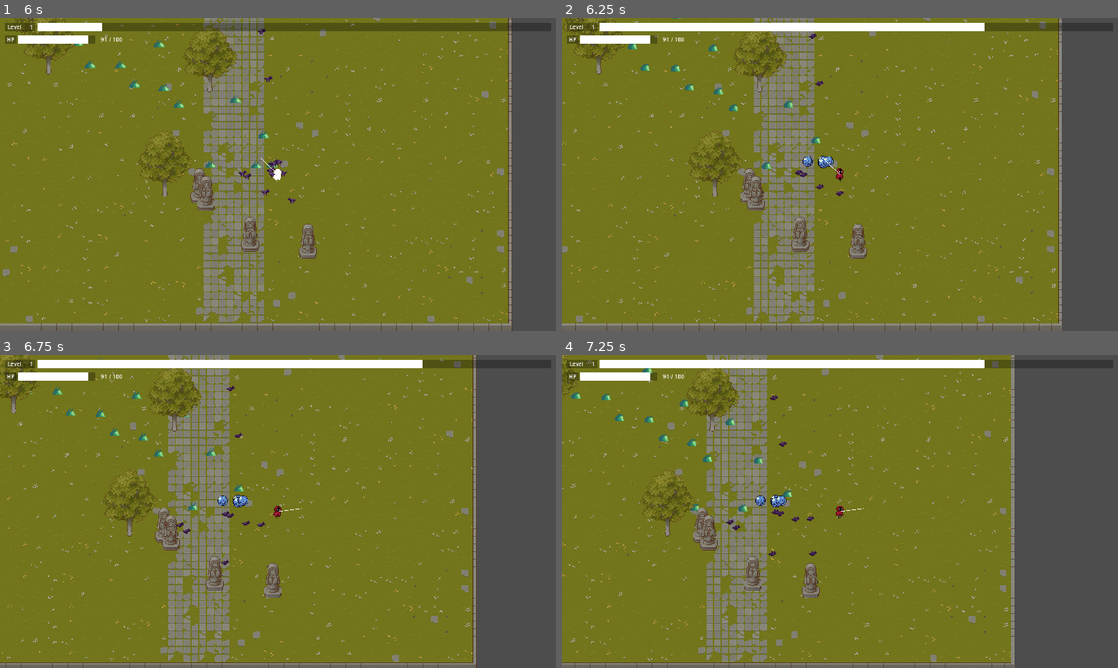
Above: before the commit, frames 1-4 (two rows, left to right).
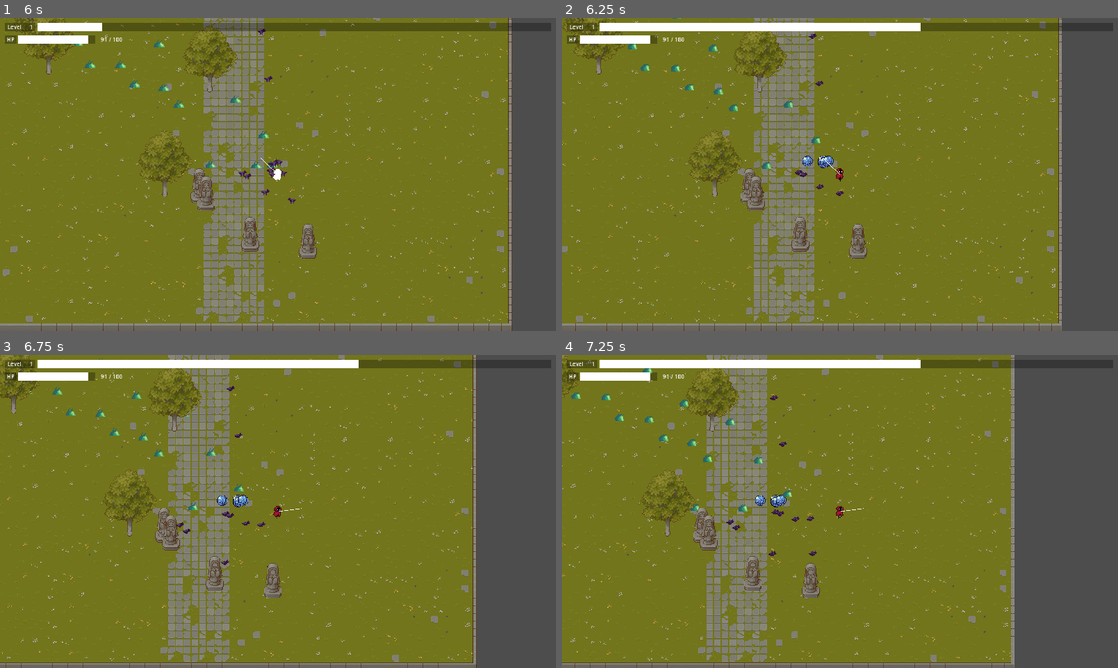
Above: after the commit, the same moments.

Repository: reyhanfarabi/project-survive
Game: Godot game, scene res://scenes/game.tscn
The game is run twice, just before and just after one commit, with the same random seed, the same clock (stepped at 60 frames per second) and the same inputs.
Inputs (mouse positions are in pixels of both pictures, inside the frame that each line leads up to):
- Up to frame 1 (6 s): tap Enter at 0.5 s; move the mouse to (400, 158) at 0.52 s; hold D (right) 0.53-1.28 s; tap W (top) every 0.75 s from 0.6 to 5.85 s; move the mouse to (166, 190) at 1.27 s; hold S (down) 1.28-2.03 s; move the mouse to (333, 105) at 2.02 s; hold D (right) 2.03-3.53 s; move the mouse to (250, 237) at 2.77 s; move the mouse to (444, 221) at 3.52 s; hold A (left) 3.53-5.03 s; move the mouse to (111, 127) at 4.27 s; move the mouse to (305, 174) at 5.02 s; hold S (down) 5.03-5.78 s; move the mouse to (194, 96) at 5.77 s; hold D (right) from 5.78 s (still down)
- Up to frame 2 (6.25 s): keep holding D (right)
- Up to frame 3 (6.75 s): keep holding D (right); move the mouse to (400, 495) at 6.52 s; tap W (top) at 6.6 s
- Up to frame 4 (7.25 s): keep holding D (right)

Frame 1 is identical in both runs. In frame 2, 0.4% of the frame differs, in the area x 43-76%, y 1-48%; in frame 3, 0.4%, in the area x 39-76%, y 1-49%; in frame 4, 0.4%.

Commit message:
refactor enemy movement logic

Diff:
--- /dev/null
+++ b/scenes/auto_move_component.tscn
@@ -0,0 +1,6 @@
+[gd_scene load_steps=2 format=3 uid="uid://bsdol4wcqsuga"]
+
+[ext_resource type="Script" path="res://scripts/auto_move_component.gd" id="1_2l4h3"]
+
+[node name="AutoMoveComponent" type="Node2D"]
+script = ExtResource("1_2l4h3")
--- a/scenes/enemy.tscn
+++ b/scenes/enemy.tscn
@@ -6,6 +6,7 @@
 [ext_resource type="PackedScene" uid="uid://bmfwuew5beqjc" path="res://scenes/destroy_component.tscn" id="4_xjjl3"]
 [ext_resource type="PackedScene" uid="uid://c0o0mkn83s5u6" path="res://scenes/flicker_effect_component.tscn" id="5_ekcpt"]
 [ext_resource type="PackedScene" uid="uid://bkt335kptwuo5" path="res://scenes/take_damage_component.tscn" id="6_swukt"]
+[ext_resource type="PackedScene" uid="uid://bsdol4wcqsuga" path="res://scenes/auto_move_component.tscn" id="7_y4cxy"]
 
 [sub_resource type="ShaderMaterial" id="ShaderMaterial_r6w4x"]
 resource_local_to_scene = true
@@ -102,13 +103,14 @@
 "idle": SubResource("Animation_tqh6n")
 }
 
-[node name="Enemy" type="Area2D" node_paths=PackedStringArray("_destroy_comp", "_take_damage_comp") groups=["enemies"]]
+[node name="Enemy" type="Area2D" node_paths=PackedStringArray("_destroy_comp", "_take_damage_comp", "_auto_move_comp") groups=["enemies"]]
 collision_layer = 4
 collision_mask = 4
 script = ExtResource("1_huu1h")
 _exp_drop_scene = ExtResource("3_t0c5r")
 _destroy_comp = NodePath("DestroyComponent")
 _take_damage_comp = NodePath("TakeDamageComponent")
+_auto_move_comp = NodePath("AutoMoveComponent")
 
 [node name="Sprite2D" type="Sprite2D" parent="."]
 material = SubResource("ShaderMaterial_r6w4x")
@@ -134,5 +136,9 @@
 [node name="TakeDamageComponent" parent="." node_paths=PackedStringArray("_flicker_effect_comp") instance=ExtResource("6_swukt")]
 _flicker_effect_comp = NodePath("../FlickerEffectComponent")
 
+[node name="AutoMoveComponent" parent="." node_paths=PackedStringArray("_sprite") instance=ExtResource("7_y4cxy")]
+_target_distance_padding = 1
+_sprite = NodePath("../Sprite2D")
+
 [connection signal="timeout" from="AttackTimer" to="." method="_on_attack_timer_timeout"]
 [connection signal="trigger_side_effect" from="DestroyComponent" to="." method="_on_destroy_component_trigger_side_effect"]
--- /dev/null
+++ b/scripts/auto_move_component.gd
@@ -0,0 +1,26 @@
+extends Node2D
+class_name AutoMoveComponent
+
+
+@export var _target_distance_padding: int
+@export var _sprite: Sprite2D
+
+
+func move_towards_direction(direction: Vector2, speed: int, delta: float) -> void:
+	get_parent().position += direction * speed * delta
+
+
+func move_towards_position(target_position: Vector2, speed: int, delta: float) -> void:
+	var direction = Vector2(target_position - get_parent().position).normalized()
+
+	if (get_parent().position.distance_to(target_position) > _target_distance_padding):
+		get_parent().position += direction * speed * delta
+
+	_handle_sprite_facing(direction)
+
+
+func _handle_sprite_facing(direction: Vector2) -> void:
+	if direction.x > 0:
+		_sprite.flip_h = false
+	elif direction.x < 0:
+		_sprite.flip_h = true
--- a/scripts/enemy.gd
+++ b/scripts/enemy.gd
@@ -2,15 +2,14 @@
 
 
 @export var _resource: Resource_Enemy: set = set_resource
-@export var _target_distance_padding: int = 1
 @export var _exp_drop_scene: PackedScene
 @export var _destroy_comp: DestroyComponent
 @export var _take_damage_comp: TakeDamageComponent
+@export var _auto_move_comp: AutoMoveComponent
 
 @onready var _player = get_node("../../Player")
 @onready var _drops_container = get_node("../../DropsContainer")
 
-var _direction: Vector2
 var _can_attack: bool = true
 
 
@@ -31,23 +30,9 @@
 func _process(delta):
 	if not _player:
 		return
-	_direction = Vector2(_player.position - position).normalized()
-	_handle_movement(delta)
-	_handle_facing()
 	_handle_attack_to_player()
 	_destroy_comp.handle_destroy(_resource.health)
-
-
-func _handle_movement(delta):
-	if (position.distance_to(_player.position) > _target_distance_padding):
-		position += _direction * _resource.move_speed * delta
-
-
-func _handle_facing():
-	if _direction.x > 0:
-		$Sprite2D.flip_h = false
-	elif _direction.x < 0:
-		$Sprite2D.flip_h = true
+	_auto_move_comp.move_towards_position(_player.position, _resource.move_speed, delta)
 
 
 func _handle_attack_to_player():
Not shown: 1 places in scenes/enemy.tscn that only renumber resources
